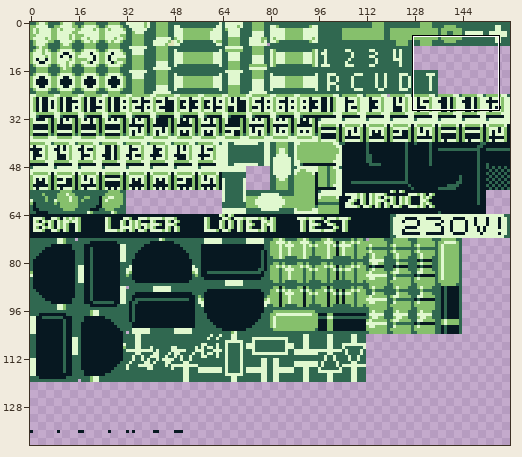
Two states of a sprite sheet, assets/tiles/tileset_pcb.png. Above: a wide view before the commit, with the close-up outlined.
Close-up. As it was:
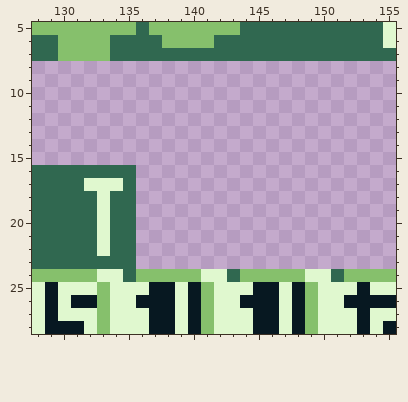
The file is 160x144 pixels. Shown: x 128..155, y 5..28. The wide view leaves out empty margins.
The same view after the edit:
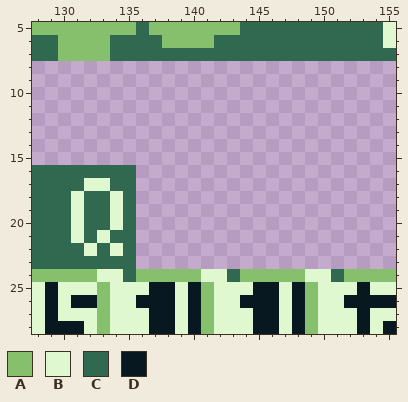
Palette (. is transparent): A #86c06c  B #e0f8cf  C #306850  D #071821
Change:
The edit turns colour C into colour B in rows 18 to 20 at x 131 and 134; in row 21 at x 131; in row 22 at x 132 and 134.
The edit turns colour B into colour C in row 17 at x 134; in rows 18 to 20 at x 133; in row 22 at x 133.
Pixel boxes of the changes (left, top, right, bottom) in both close-ups:
changed: (71, 178, 123, 256)
